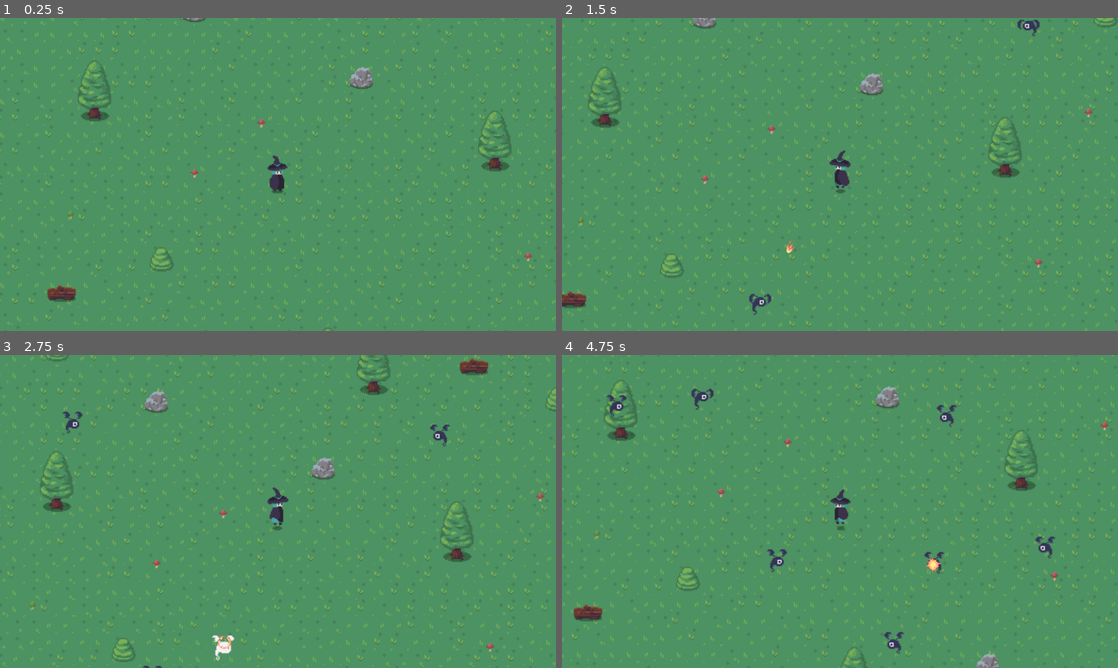
Above: before the commit, frames 1-4 (two rows, left to right).
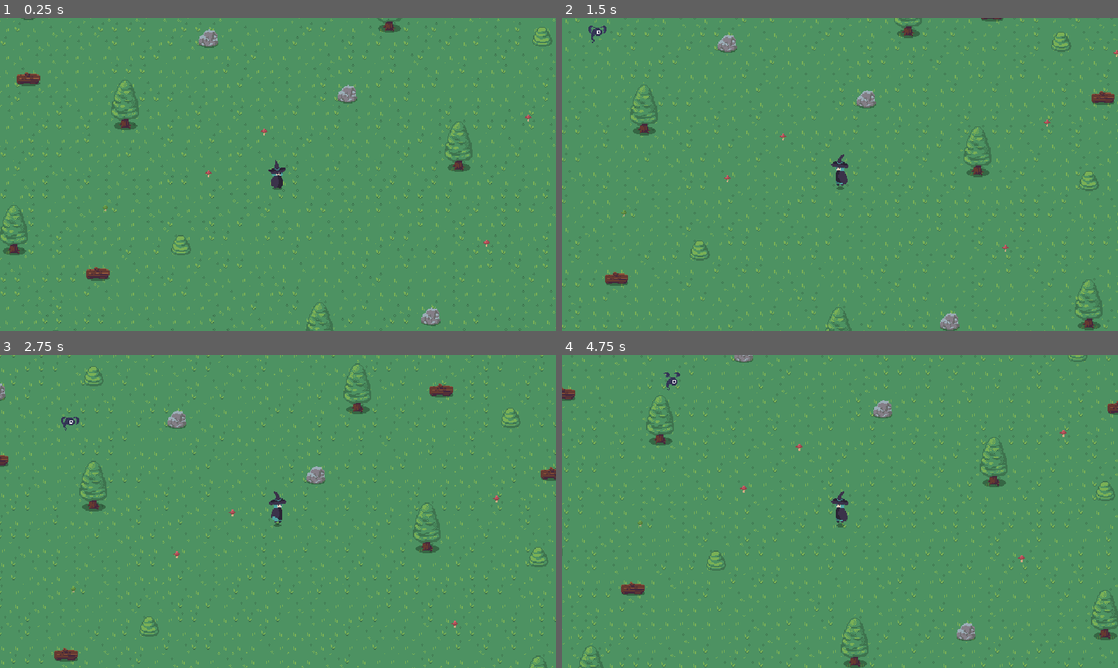
Above: after the commit, the same moments.

Repository: GuillermoIglesias/ragnarok
Game: Godot game, scene res://world/level/level.tscn
Same seed, same stepped clock (60 frames per second), same inputs: the game is played once before the commit and once after it.
Inputs (mouse positions are in pixels of both pictures, inside the frame that each line leads up to):
- Up to frame 1 (0.25 s): no input
- Up to frame 2 (1.5 s): move the mouse to (962, 158) at 0.52 s; press the mouse at (962, 158) at 0.53 s; move the mouse to (728, 190) at 1.27 s; release the mouse at (728, 190) at 1.28 s; click (728, 190) at 1.35 s
- Up to frame 3 (2.75 s): move the mouse to (333, 442) at 2.02 s; press the mouse at (333, 442) at 2.03 s
- Up to frame 4 (4.75 s): move the mouse to (812, 574) at 2.77 s; release the mouse at (812, 574) at 2.78 s; click (812, 574) at 2.85 s; move the mouse to (1006, 558) at 3.52 s; press the mouse at (1006, 558) at 3.53 s; move the mouse to (673, 464) at 4.27 s; release the mouse at (673, 464) at 4.28 s; click (673, 464) at 4.35 s

The runs differ from the first frame. In frame 1, 10% of the frame differs, in the area x 0-100%, y 0-100%; in frame 2, 10%; in frame 3, 11%; in frame 4, 11%.

Commit message:
added hitbox, hurtbox and code refactor

Diff:
--- a/UI/combat/damage.tscn
+++ b/UI/combat/damage.tscn
@@ -107,6 +107,7 @@
 outline_color = Color(0, 0, 0, 1)
 
 [node name="Damage" type="Node2D"]
+texture_filter = 1
 script = ExtResource("1_dbuxy")
 metadata/_edit_group_ = true
 
--- a/project.godot
+++ b/project.godot
@@ -17,8 +17,11 @@
 
 [display]
 
-window/size/viewport_width=1600
-window/size/viewport_height=900
+window/size/viewport_width=640
+window/size/viewport_height=360
+window/size/window_width_override=1920
+window/size/window_height_override=1080
+window/stretch/mode="canvas_items"
 
 [input]
 
@@ -28,6 +31,14 @@
 ]
 }
 
+[layer_names]
+
+2d_physics/layer_1="World"
+2d_physics/layer_2="Player"
+2d_physics/layer_3="Mobs"
+2d_physics/layer_4="Loot"
+
 [rendering]
 
+textures/canvas_textures/default_texture_filter=0
 renderer/rendering_method="mobile"
--- a/effects/fire/fire.gd
+++ b/spells/fire/fire.gd
@@ -3,23 +3,34 @@
 @export var speed = 400
 @export var damage = randi_range(2, 6)
 
+@onready var anim = $AnimatedSprite
+@onready var collision = $Collision
+
+
 func _ready():
-	$AnimatedSprite.animation = "attack"
-	$AnimatedSprite.play()
+	anim.play("attack")
+
 
 func _process(delta):
 	position += transform.x * speed * delta
 
+
 func _on_body_entered(body):
-	if body.is_in_group("mobs"):
-		body.damaged(damage)
+	if body.is_in_group("mobs") and speed > 0:
+		spell_hit(body)
+
+
+func spell_hit(body):
 	speed = 0
-	$AnimatedSprite.animation = "damage"
-	$Collision.set_deferred("disabled", true)
+	body.damaged(damage)
+	anim.play("damage")
+	collision.set_deferred("disabled", true)
+
 
 func _on_visible_on_screen_screen_exited():
 	queue_free()
 
+
 func _on_animated_sprite_animation_finished():
-	if $AnimatedSprite.animation == "damage":
+	if anim.animation == "damage":
 		queue_free()
--- a/effects/fire/fire.tscn
+++ b/spells/fire/fire.tscn
@@ -1,38 +1,38 @@
 [gd_scene load_steps=13 format=3 uid="uid://bgku0hj0a5f4f"]
 
-[ext_resource type="Texture2D" uid="uid://d3avedjaqvt6b" path="res://effects/fire/assets/fire_sheet.png" id="1_up5xq"]
-[ext_resource type="Script" path="res://effects/fire/fire.gd" id="1_xpjog"]
+[ext_resource type="Script" path="res://spells/fire/fire.gd" id="1_2w850"]
+[ext_resource type="Texture2D" uid="uid://d3avedjaqvt6b" path="res://assets/textures/fire_sheet.png" id="2_krlni"]
 
 [sub_resource type="AtlasTexture" id="AtlasTexture_5fvnu"]
-atlas = ExtResource("1_up5xq")
+atlas = ExtResource("2_krlni")
 region = Rect2(352, 0, 32, 32)
 
 [sub_resource type="AtlasTexture" id="AtlasTexture_r1v54"]
-atlas = ExtResource("1_up5xq")
+atlas = ExtResource("2_krlni")
 region = Rect2(384, 0, 32, 32)
 
 [sub_resource type="AtlasTexture" id="AtlasTexture_h0v2a"]
-atlas = ExtResource("1_up5xq")
+atlas = ExtResource("2_krlni")
 region = Rect2(416, 0, 32, 32)
 
 [sub_resource type="AtlasTexture" id="AtlasTexture_j2nfr"]
-atlas = ExtResource("1_up5xq")
+atlas = ExtResource("2_krlni")
 region = Rect2(448, 0, 32, 32)
 
 [sub_resource type="AtlasTexture" id="AtlasTexture_jsty6"]
-atlas = ExtResource("1_up5xq")
+atlas = ExtResource("2_krlni")
 region = Rect2(512, 384, 32, 32)
 
 [sub_resource type="AtlasTexture" id="AtlasTexture_c14qf"]
-atlas = ExtResource("1_up5xq")
+atlas = ExtResource("2_krlni")
 region = Rect2(544, 384, 32, 32)
 
 [sub_resource type="AtlasTexture" id="AtlasTexture_kxp06"]
-atlas = ExtResource("1_up5xq")
+atlas = ExtResource("2_krlni")
 region = Rect2(576, 384, 32, 32)
 
 [sub_resource type="AtlasTexture" id="AtlasTexture_1gfs8"]
-atlas = ExtResource("1_up5xq")
+atlas = ExtResource("2_krlni")
 region = Rect2(608, 384, 32, 32)
 
 [sub_resource type="SpriteFrames" id="SpriteFrames_em7u5"]
@@ -77,10 +77,11 @@
 height = 32.0
 
 [node name="Fire" type="Area2D"]
+texture_filter = 1
 scale = Vector2(0.4, 0.4)
 collision_layer = 4
-collision_mask = 2
-script = ExtResource("1_xpjog")
+collision_mask = 4
+script = ExtResource("1_2w850")
 metadata/_edit_group_ = true
 
 [node name="VisibleOnScreen" type="VisibleOnScreenNotifier2D" parent="."]
@@ -96,7 +97,6 @@
 rotation = 1.5708
 shape = SubResource("CapsuleShape2D_xhyj7")
 
-[connection signal="area_entered" from="." to="." method="_on_area_entered"]
 [connection signal="body_entered" from="." to="." method="_on_body_entered"]
 [connection signal="screen_exited" from="VisibleOnScreen" to="." method="_on_visible_on_screen_screen_exited"]
 [connection signal="animation_finished" from="AnimatedSprite" to="." method="_on_animated_sprite_animation_finished"]
--- a/units/mob/mob.gd
+++ b/units/mob/mob.gd
@@ -1,45 +1,46 @@
 extends CharacterBody2D
 
-signal getting_hit(mob_position, damage, critical)
+signal received_hit(mob_position, damage, critical)
 
 @export var speed = 25
 @export var health = 10
 
-var target = position
-
-@onready var player = get_tree().get_root().get_node("/root/Level/Player")
+@onready var player = get_tree().get_first_node_in_group("player")
+@onready var anim = $AnimatedSprite
 
 
 func _ready():
-	$AnimatedSprite.animation = "walk"
-	$AnimatedSprite.play()
+	anim.play("walk")
 
 
-func _process(delta):
-	target = player.position
-	velocity = position.direction_to(target) * speed * randf_range(1, 2)
+func _process(_delta):
+	var target = player.global_position
+	var direction = global_position.direction_to(target)
+	velocity = direction * speed
 
 	if health > 0:
-		$AnimatedSprite.flip_h = velocity.x > 0
+		anim.flip_h = velocity.x > 0
 
 	if position.distance_to(target) > 1:
-#		move_and_slide()
-		var _collision = move_and_collide(velocity * delta)
+		move_and_slide()
+
+
+#func _on_hurtbox_hurt(damage):
+#	damaged(damage)
 
 
 func damaged(damage):
 	health -= damage
-	getting_hit.emit(position, damage, false)
+	received_hit.emit(position, damage, false)
 	if health <= 0:
 		speed = 0
-		$AnimatedSprite.animation = "death"
+		anim.play("death")
 	else:
-		$AnimatedSprite.animation = "damaged"
+		anim.play("damaged")
 
 
 func _on_animated_sprite_animation_finished():
-	if $AnimatedSprite.animation == "death":
+	if anim.animation == "death":
 		queue_free()
-	elif $AnimatedSprite.animation == "damaged":
-		$AnimatedSprite.animation = "walk"
-		$AnimatedSprite.play()
+	elif anim.animation == "damaged":
+		anim.play("walk")
--- a/units/mob/mob.tscn
+++ b/units/mob/mob.tscn
@@ -1,71 +1,73 @@
-[gd_scene load_steps=22 format=3 uid="uid://d01ws4kpvyba8"]
+[gd_scene load_steps=26 format=3 uid="uid://d01ws4kpvyba8"]
 
 [ext_resource type="Script" path="res://units/mob/mob.gd" id="1_mutil"]
-[ext_resource type="Texture2D" uid="uid://t3ox80l5trex" path="res://units/mob/assets/bat_walk.png" id="2_7i442"]
-[ext_resource type="Texture2D" uid="uid://c642hjoxl0sqt" path="res://units/mob/assets/bat_death.png" id="2_h71se"]
+[ext_resource type="Texture2D" uid="uid://c642hjoxl0sqt" path="res://assets/textures/bat_death.png" id="2_esqgm"]
+[ext_resource type="Texture2D" uid="uid://t3ox80l5trex" path="res://assets/textures/bat_walk.png" id="3_lbvrx"]
+[ext_resource type="PackedScene" uid="uid://0snat8gew3f2" path="res://utility/hurtbox.tscn" id="4_k1mpq"]
+[ext_resource type="PackedScene" uid="uid://q3kkxsxubxrt" path="res://utility/hitbox.tscn" id="5_7md0k"]
 
 [sub_resource type="AtlasTexture" id="AtlasTexture_7h1cm"]
-atlas = ExtResource("2_h71se")
+atlas = ExtResource("2_esqgm")
 region = Rect2(0, 0, 96, 80)
 
 [sub_resource type="AtlasTexture" id="AtlasTexture_q8f6m"]
-atlas = ExtResource("2_h71se")
+atlas = ExtResource("2_esqgm")
 region = Rect2(96, 0, 96, 80)
 
 [sub_resource type="AtlasTexture" id="AtlasTexture_qp8ve"]
-atlas = ExtResource("2_h71se")
+atlas = ExtResource("2_esqgm")
 region = Rect2(0, 0, 96, 80)
 
 [sub_resource type="AtlasTexture" id="AtlasTexture_tp8pf"]
-atlas = ExtResource("2_h71se")
+atlas = ExtResource("2_esqgm")
 region = Rect2(96, 0, 96, 80)
 
 [sub_resource type="AtlasTexture" id="AtlasTexture_tqye4"]
-atlas = ExtResource("2_h71se")
+atlas = ExtResource("2_esqgm")
 region = Rect2(192, 0, 96, 80)
 
 [sub_resource type="AtlasTexture" id="AtlasTexture_hqfro"]
-atlas = ExtResource("2_h71se")
+atlas = ExtResource("2_esqgm")
 region = Rect2(288, 0, 96, 80)
 
 [sub_resource type="AtlasTexture" id="AtlasTexture_1cj1d"]
-atlas = ExtResource("2_h71se")
+atlas = ExtResource("2_esqgm")
 region = Rect2(384, 0, 96, 80)
 
 [sub_resource type="AtlasTexture" id="AtlasTexture_neif1"]
-atlas = ExtResource("2_h71se")
+atlas = ExtResource("2_esqgm")
 region = Rect2(480, 0, 96, 80)
 
 [sub_resource type="AtlasTexture" id="AtlasTexture_5nju2"]
-atlas = ExtResource("2_h71se")
+atlas = ExtResource("2_esqgm")
 region = Rect2(576, 0, 96, 80)
 
 [sub_resource type="AtlasTexture" id="AtlasTexture_3f0h1"]
-atlas = ExtResource("2_h71se")
+atlas = ExtResource("2_esqgm")
 region = Rect2(672, 0, 96, 80)
 
 [sub_resource type="AtlasTexture" id="AtlasTexture_e3336"]
-atlas = ExtResource("2_7i442")
+atlas = ExtResource("3_lbvrx")
 region = Rect2(0, 0, 96, 80)
 
 [sub_resource type="AtlasTexture" id="AtlasTexture_us2le"]
-atlas = ExtResource("2_7i442")
+atlas = ExtResource("3_lbvrx")
 region = Rect2(96, 0, 96, 80)
 
 [sub_resource type="AtlasTexture" id="AtlasTexture_p0d2p"]
-atlas = ExtResource("2_7i442")
+atlas = ExtResource("3_lbvrx")
 region = Rect2(192, 0, 96, 80)
 
 [sub_resource type="AtlasTexture" id="AtlasTexture_5vlix"]
-atlas = ExtResource("2_7i442")
+atlas = ExtResource("3_lbvrx")
 region = Rect2(288, 0, 96, 80)
 
 [sub_resource type="AtlasTexture" id="AtlasTexture_5ucm2"]
-atlas = ExtResource("2_7i442")
+atlas = ExtResource("3_lbvrx")
 region = Rect2(384, 0, 96, 80)
 
 [sub_resource type="AtlasTexture" id="AtlasTexture_ep4mp"]
-atlas = ExtResource("2_7i442")
+atlas = ExtResource("3_lbvrx")
 region = Rect2(480, 0, 96, 80)
 
 [sub_resource type="SpriteFrames" id="SpriteFrames_fj3s2"]
@@ -135,15 +137,21 @@
 }]
 
 [sub_resource type="CapsuleShape2D" id="CapsuleShape2D_6m7je"]
-radius = 7.0
-height = 18.0
+radius = 6.0
+height = 16.0
+
+[sub_resource type="RectangleShape2D" id="RectangleShape2D_1we8u"]
+size = Vector2(15, 18)
+
+[sub_resource type="RectangleShape2D" id="RectangleShape2D_8vnxw"]
+size = Vector2(13, 16)
 
 [node name="Mob" type="CharacterBody2D" groups=["mobs"]]
-position = Vector2(66, -18)
-collision_layer = 2
-collision_mask = 5
+texture_filter = 1
+position = Vector2(64, -24)
+collision_layer = 4
+collision_mask = 0
 script = ExtResource("1_mutil")
-metadata/_edit_group_ = true
 
 [node name="AnimatedSprite" type="AnimatedSprite2D" parent="."]
 sprite_frames = SubResource("SpriteFrames_fj3s2")
@@ -151,7 +159,30 @@
 speed_scale = 2.0
 
 [node name="Collision" type="CollisionShape2D" parent="."]
-visible = false
+position = Vector2(-0.56, -3.46)
 shape = SubResource("CapsuleShape2D_6m7je")
 
+[node name="Hurtbox" parent="." instance=ExtResource("4_k1mpq")]
+collision_layer = 0
+HurtboxTypes = {
+"COOLDOWN": 0,
+"DISABLED_HITBOX": 2,
+"HIT_ONCE": 1
+}
+
+[node name="Collision" parent="Hurtbox" index="0"]
+position = Vector2(-0.5, -4)
+shape = SubResource("RectangleShape2D_1we8u")
+
+[node name="Hitbox" parent="." groups=["attack"] instance=ExtResource("5_7md0k")]
+collision_layer = 2
+
+[node name="Collision" parent="Hitbox" index="0"]
+position = Vector2(-0.5, -4)
+shape = SubResource("RectangleShape2D_8vnxw")
+
 [connection signal="animation_finished" from="AnimatedSprite" to="." method="_on_animated_sprite_animation_finished"]
+[connection signal="hurt" from="Hurtbox" to="." method="_on_hurtbox_hurt"]
+
+[editable path="Hurtbox"]
+[editable path="Hitbox"]
--- a/units/player/player.gd
+++ b/units/player/player.gd
@@ -1,35 +1,40 @@
 extends CharacterBody2D
 
-signal cast_spell(spell_scene, target, location)
+signal spell_casted(spell_scene, target, location)
 
 @export var speed = 100
 @export var health = 100
 
-@onready var spell_scene = preload("res://effects/fire/fire.tscn")
-
 var target = position
 
+@onready var FireScene = preload("res://spells/fire/fire.tscn")
+@onready var anim = $AnimatedSprite
+@onready var cast_timer = $CastTimer
+
+
 func _ready():
-	$AnimatedSprite.animation = "idle"
-	$AnimatedSprite.play()
-	$CastTimer.start()
+	anim.play("idle")
+	cast_timer.start()
 
-func _process(delta):
+
+func _process(_delta):
+	movement()
+
+
+func movement():
 	velocity = position.direction_to(target) * speed
 
 	if position.distance_to(target) > 10:
-#		move_and_slide()
-		var _collision = move_and_collide(velocity * delta)
-#		if collision:
-#			print("Collision")
+		move_and_slide()
 
-		$AnimatedSprite.animation = "walk"
+		anim.play("walk")
 	else:
-		$AnimatedSprite.animation = "idle"
+		anim.play("idle")
 
 	if Input.is_action_pressed("left_click"):
 		target = get_global_mouse_position()
-		$AnimatedSprite.flip_h = get_local_mouse_position().x < 0
+		anim.flip_h = get_local_mouse_position().x < 0
+
 
 func _on_cast_timer_timeout():
 	var mobs = get_tree().get_nodes_in_group("mobs")
@@ -47,4 +52,9 @@
 
 	if shortest_distance < INF:
 		var relative_mob_position = position.direction_to(closest_mob.position)
-		cast_spell.emit(spell_scene, relative_mob_position, position)
+		spell_casted.emit(FireScene, relative_mob_position, position)
+
+
+func _on_hurtbox_hurt(damage):
+	health -= damage
+	print(health)
--- a/units/player/player.tscn
+++ b/units/player/player.tscn
@@ -1,63 +1,64 @@
-[gd_scene load_steps=20 format=3 uid="uid://bh4ukwstrbqhb"]
+[gd_scene load_steps=22 format=3 uid="uid://bh4ukwstrbqhb"]
 
 [ext_resource type="Script" path="res://units/player/player.gd" id="1_b1vfs"]
-[ext_resource type="Texture2D" uid="uid://bkf325buucdwf" path="res://units/player/assets/player_idle.png" id="1_kns6i"]
-[ext_resource type="Texture2D" uid="uid://ipjdp6e1mhyd" path="res://units/player/assets/player_walk.png" id="2_fpovb"]
+[ext_resource type="Texture2D" uid="uid://bkf325buucdwf" path="res://assets/textures/player_idle.png" id="2_n62rd"]
+[ext_resource type="Texture2D" uid="uid://ipjdp6e1mhyd" path="res://assets/textures/player_walk.png" id="3_4ew8x"]
+[ext_resource type="PackedScene" uid="uid://0snat8gew3f2" path="res://utility/hurtbox.tscn" id="4_16c7j"]
 
 [sub_resource type="AtlasTexture" id="AtlasTexture_8h5bo"]
-atlas = ExtResource("1_kns6i")
+atlas = ExtResource("2_n62rd")
 region = Rect2(0, 0, 32, 48)
 
 [sub_resource type="AtlasTexture" id="AtlasTexture_abwr3"]
-atlas = ExtResource("1_kns6i")
+atlas = ExtResource("2_n62rd")
 region = Rect2(0, 48, 32, 48)
 
 [sub_resource type="AtlasTexture" id="AtlasTexture_bnunf"]
-atlas = ExtResource("1_kns6i")
+atlas = ExtResource("2_n62rd")
 region = Rect2(0, 96, 32, 48)
 
 [sub_resource type="AtlasTexture" id="AtlasTexture_ofdmy"]
-atlas = ExtResource("1_kns6i")
+atlas = ExtResource("2_n62rd")
 region = Rect2(0, 144, 32, 48)
 
 [sub_resource type="AtlasTexture" id="AtlasTexture_00atc"]
-atlas = ExtResource("1_kns6i")
+atlas = ExtResource("2_n62rd")
 region = Rect2(0, 192, 32, 48)
 
 [sub_resource type="AtlasTexture" id="AtlasTexture_7r54y"]
-atlas = ExtResource("1_kns6i")
+atlas = ExtResource("2_n62rd")
 region = Rect2(0, 240, 32, 48)
 
 [sub_resource type="AtlasTexture" id="AtlasTexture_86xoa"]
-atlas = ExtResource("2_fpovb")
+atlas = ExtResource("3_4ew8x")
 region = Rect2(0, 0, 32, 48)
 
 [sub_resource type="AtlasTexture" id="AtlasTexture_8agvc"]
-atlas = ExtResource("2_fpovb")
+atlas = ExtResource("3_4ew8x")
 region = Rect2(0, 48, 32, 48)
 
 [sub_resource type="AtlasTexture" id="AtlasTexture_yhdkb"]
-atlas = ExtResource("2_fpovb")
+atlas = ExtResource("3_4ew8x")
 region = Rect2(0, 96, 32, 48)
 
 [sub_resource type="AtlasTexture" id="AtlasTexture_ou8rp"]
-atlas = ExtResource("2_fpovb")
+atlas = ExtResource("3_4ew8x")
 region = Rect2(0, 144, 32, 48)
 
 [sub_resource type="AtlasTexture" id="AtlasTexture_7u7em"]
-atlas = ExtResource("2_fpovb")
+atlas = ExtResource("3_4ew8x")
 region = Rect2(0, 192, 32, 48)
 
 [sub_resource type="AtlasTexture" id="AtlasTexture_bixtp"]
-atlas = ExtResource("2_fpovb")
+atlas = ExtResource("3_4ew8x")
 region = Rect2(0, 240, 32, 48)
 
 [sub_resource type="AtlasTexture" id="AtlasTexture_wms5w"]
-atlas = ExtResource("2_fpovb")
+atlas = ExtResource("3_4ew8x")
 region = Rect2(0, 288, 32, 48)
 
 [sub_resource type="AtlasTexture" id="AtlasTexture_7aj44"]
-atlas = ExtResource("2_fpovb")
+atlas = ExtResource("3_4ew8x")
 region = Rect2(0, 336, 32, 48)
 
 [sub_resource type="SpriteFrames" id="SpriteFrames_7t53a"]
@@ -116,24 +117,39 @@
 }]
 
 [sub_resource type="CapsuleShape2D" id="CapsuleShape2D_na0qv"]
-radius = 8.0
-height = 36.0
+radius = 4.0
+height = 22.0
 
-[node name="Player" type="CharacterBody2D"]
-collision_mask = 2
+[sub_resource type="RectangleShape2D" id="RectangleShape2D_7crn3"]
+size = Vector2(12, 26)
+
+[node name="Player" type="CharacterBody2D" groups=["player"]]
 script = ExtResource("1_b1vfs")
 metadata/_edit_group_ = true
 
 [node name="AnimatedSprite" type="AnimatedSprite2D" parent="."]
+texture_filter = 1
 sprite_frames = SubResource("SpriteFrames_7t53a")
-animation = &"idle"
-frame_progress = 0.569031
+animation = &"walk"
 speed_scale = 2.0
 
 [node name="Collision" type="CollisionShape2D" parent="."]
-visible = false
 shape = SubResource("CapsuleShape2D_na0qv")
 
 [node name="CastTimer" type="Timer" parent="."]
 
+[node name="Camera" type="Camera2D" parent="."]
+
+[node name="Hurtbox" parent="." instance=ExtResource("4_16c7j")]
+collision_layer = 0
+collision_mask = 2
+HurtboxTypes = 0
+
+[node name="Collision" parent="Hurtbox" index="0"]
+position = Vector2(0, 1)
+shape = SubResource("RectangleShape2D_7crn3")
+
 [connection signal="timeout" from="CastTimer" to="." method="_on_cast_timer_timeout"]
+[connection signal="hurt" from="Hurtbox" to="." method="_on_hurtbox_hurt"]
+
+[editable path="Hurtbox"]
--- /dev/null
+++ b/utility/hitbox.gd
@@ -0,0 +1,14 @@
+extends Area2D
+
+@export var damage = 5
+
+@onready var collision = $Collision
+@onready var disable_timer = $DisableTimer
+
+func temp_disable():
+	collision.set_deferred("disabled", true)
+	disable_timer.start()
+
+
+func _on_disable_timer_timeout():
+	collision.set_deferred("disabled", false)
--- /dev/null
+++ b/utility/hitbox.tscn
@@ -0,0 +1,14 @@
+[gd_scene load_steps=2 format=3 uid="uid://q3kkxsxubxrt"]
+
+[ext_resource type="Script" path="res://utility/hitbox.gd" id="1_n2e3f"]
+
+[node name="Hitbox" type="Area2D"]
+collision_layer = 0
+collision_mask = 0
+script = ExtResource("1_n2e3f")
+
+[node name="Collision" type="CollisionShape2D" parent="." groups=["attack"]]
+
+[node name="DisableTimer" type="Timer" parent="."]
+
+[connection signal="timeout" from="DisableTimer" to="." method="_on_disable_timer_timeout"]
--- /dev/null
+++ b/utility/hurtbox.gd
@@ -0,0 +1,27 @@
+extends Area2D
+
+signal hurt(damage)
+
+@export_enum("Cooldown", "HitOnce", "DisabledHitbox") var HurtboxTypes
+
+@onready var collision = $Collision
+@onready var disable_timer = $DisableTimer
+
+
+func _on_area_entered(area):
+	if area.is_in_group("attack"):
+		if area.damage != null:
+			match HurtboxTypes:
+				0: # Cooldown
+					collision.set_deferred("disabled", true)
+					disable_timer.start()
+				1: # HitOnce
+					pass
+				2: # Disabled Hitbox
+					if area.has_method("temp_disable"):
+						area.temp_disable()
+			hurt.emit(area.damage)
+
+
+func _on_disable_timer_timeout():
+	collision.set_deferred("disabled", false)
--- /dev/null
+++ b/utility/hurtbox.tscn
@@ -0,0 +1,18 @@
+[gd_scene load_steps=2 format=3 uid="uid://0snat8gew3f2"]
+
+[ext_resource type="Script" path="res://utility/hurtbox.gd" id="1_42t1t"]
+
+[node name="Hurtbox" type="Area2D"]
+collision_layer = 4
+collision_mask = 4
+script = ExtResource("1_42t1t")
+HurtboxTypes = 1
+
+[node name="Collision" type="CollisionShape2D" parent="."]
+
+[node name="DisableTimer" type="Timer" parent="."]
+wait_time = 0.5
+one_shot = true
+
+[connection signal="area_entered" from="." to="." method="_on_area_entered"]
+[connection signal="timeout" from="DisableTimer" to="." method="_on_disable_timer_timeout"]
--- a/world/level/level.gd
+++ b/world/level/level.gd
@@ -1,17 +1,28 @@
 extends Node2D
 
+@export var enable_spells = true
+@export var max_mobs = INF
 @export var mob_scene: PackedScene
 @export var damage_scene: PackedScene
 
+@onready var mob_timer = $MobTimer
+@onready var player = $Player
+@onready var camera = $Player/Camera
 
 func _ready():
-	$MobTimer.start()
+	mob_timer.start()
 
 
 func _on_mob_timer_timeout():
-	var camera_zoom = $Player/Camera.zoom
-	var viewport_size_x = get_viewport().size.x / camera_zoom.x
-	var viewport_size_y = get_viewport().size.y / camera_zoom.y
+	var mobs = get_tree().get_nodes_in_group("mobs")
+	if len(mobs) < max_mobs:
+		spawn_mobs()
+
+
+func spawn_mobs():
+	var camera_zoom = camera.zoom
+	var viewport_size_x = get_viewport().content_scale_size.x / camera_zoom.x
+	var viewport_size_y = get_viewport().content_scale_size.y / camera_zoom.y
 
 	var viewport_size = Vector2(viewport_size_x, viewport_size_y)
 	var viewport_center = Vector2(viewport_size.x / 2, viewport_size.y / 2)
@@ -23,32 +34,33 @@
 	var mob_spawn = Vector2.ZERO
 
 	match mob_axis:
-		1:
+		1: # Bottom
 			mob_spawn = Vector2(mob_spawn_x, 0)
-		2:
+		2: # Right
 			mob_spawn = Vector2(viewport_size.x, mob_spawn_y)
-		3:
+		3: # Top
 			mob_spawn = Vector2(mob_spawn_x, viewport_size.y)
-		4:
+		4: # Left
 			mob_spawn = Vector2(0, mob_spawn_y)
 
-	var spawn_position = viewport_center.distance_to($Player.position)
-	var spawn_direction = viewport_center.direction_to($Player.position)
+	var spawn_position = viewport_center.distance_to(player.position)
+	var spawn_direction = viewport_center.direction_to(player.position)
 
 	var mob = mob_scene.instantiate()
 	mob.position = mob_spawn + (spawn_position * spawn_direction)
 	add_child(mob)
-#	mob.getting_hit.connect(_on_getting_hit)
+#		mob.received_hit.connect(_on_received_hit)
 
 
-func _on_player_cast_spell(spell_scene, target, location):
-	var spell = spell_scene.instantiate()
-	add_child(spell)
-	spell.look_at(target)
-	spell.position = location
+func _on_player_spell_casted(spell_scene, target, location):
+	if enable_spells:
+		var spell = spell_scene.instantiate()
+		add_child(spell)
+		spell.look_at(target)
+		spell.position = location
 
 
-#func _on_getting_hit(mob_position, damage, _critical):
+#func _on_received_hit(mob_position, damage, _critical):
 #	var damage_label = damage_scene.instantiate()
 #	add_child(damage_label)
 #	damage_label.set_damage_number(damage, mob_position, 20, 20)
--- a/world/level/level.tscn
+++ b/world/level/level.tscn
@@ -3,14 +3,14 @@
 [ext_resource type="Script" path="res://world/level/level.gd" id="1_ivhql"]
 [ext_resource type="PackedScene" uid="uid://d01ws4kpvyba8" path="res://units/mob/mob.tscn" id="2_ym345"]
 [ext_resource type="PackedScene" uid="uid://8hu4eikdskcn" path="res://UI/combat/damage.tscn" id="3_52kxl"]
-[ext_resource type="Texture2D" uid="uid://ycesjengxss6" path="res://world/level/assets/tileset1.png" id="3_jeasb"]
 [ext_resource type="PackedScene" uid="uid://bh4ukwstrbqhb" path="res://units/player/player.tscn" id="4_dj28m"]
+[ext_resource type="Texture2D" uid="uid://ycesjengxss6" path="res://assets/textures/tileset1.png" id="4_ohn0y"]
 
 [sub_resource type="TileMapPattern" id="TileMapPattern_hrcay"]
 tile_data = PackedInt32Array(1048576, 524288, 0, 1114112, 524288, 1, 786433, 458752, 3, 1048577, 589824, 0, 1114113, 58 …(746 unchanged characters)…
 
 [sub_resource type="TileSetAtlasSource" id="TileSetAtlasSource_p3i2j"]
-texture = ExtResource("3_jeasb")
+texture = ExtResource("4_ohn0y")
 0:0/0 = 0
 1:0/0 = 0
 2:0/0 = 0
@@ -575,7 +575,10 @@
 pattern_0 = SubResource("TileMapPattern_hrcay")
 
 [node name="Level" type="Node2D"]
+texture_filter = 1
 script = ExtResource("1_ivhql")
+enable_spells = false
+max_mobs = 1.0
 mob_scene = ExtResource("2_ym345")
 damage_scene = ExtResource("3_52kxl")
 metadata/_edit_group_ = true
@@ -594,13 +597,9 @@
 layer_1/tile_data = PackedInt32Array(196588, 0, 0, 262124, 0, 1, 327660, 0, 2, 393196, 0, 3, 196589, 65536, 0, 262125,  …(4610 unchanged characters)…
 
 [node name="Player" parent="." instance=ExtResource("4_dj28m")]
-unique_name_in_owner = true
-
-[node name="Camera" type="Camera2D" parent="Player"]
-zoom = Vector2(3, 3)
 
 [node name="MobTimer" type="Timer" parent="."]
 wait_time = 0.5
 
-[connection signal="cast_spell" from="Player" to="." method="_on_player_cast_spell"]
+[connection signal="spell_casted" from="Player" to="." method="_on_player_spell_casted"]
 [connection signal="timeout" from="MobTimer" to="." method="_on_mob_timer_timeout"]
Renamed: units/mob/assets/bat_death.png -> assets/textures/bat_death.png
Not shown, changed: assets/textures/bat_death.png.import
Renamed: units/mob/assets/bat_walk.png -> assets/textures/bat_walk.png
Not shown, changed: assets/textures/bat_walk.png.import
Renamed: effects/fire/assets/fire_sheet.png -> assets/textures/fire_sheet.png
Not shown, changed: assets/textures/fire_sheet.png.import
Renamed: units/player/assets/player_idle.png -> assets/textures/player_idle.png
Not shown, changed: assets/textures/player_idle.png.import
Renamed: units/player/assets/player_walk.png -> assets/textures/player_walk.png
Not shown, changed: assets/textures/player_walk.png.import
Renamed: world/level/assets/tileset1.png -> assets/textures/tileset1.png
Not shown, changed: assets/textures/tileset1.png.import
